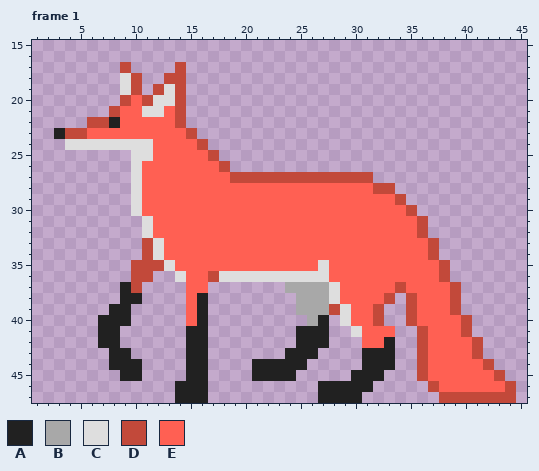
Two states of a pixel-art file, assets/images/fox.aseprite. Above: the version before the commit.
48x48 pixels, 4 frames. Shown: frame 1: x 1..45, y 15..47. The commit also changed other frames, which this record leaves out.
Palette (. is transparent): A #212121  B #a8a8a8  C #dedede  D #c2493a  E #ff6053
Pixels before, frame 1, first column x 3:
17 ......D....D..............................
18 ......CD..DD..............................
19 ......CD.DCD..............................
20 ......DEDCCD..............................
21 .....DEECCED..............................
22 ...DDAEEEEED..............................
23 ADDEEEEEEEEED.............................
24 .CCCCCCCCEEEED............................
25 .......CCEEEEED...........................
26 .......CEEEEEEED..........................
27 .......CEEEEEEEEDDDDDDDDDDDDD.............
28 .......CEEEEEEEEEEEEEEEEEEEEEDD...........
29 .......CEEEEEEEEEEEEEEEEEEEEEEED..........
30 .......CEEEEEEEEEEEEEEEEEEEEEEEED.........
31 ........CEEEEEEEEEEEEEEEEEEEEEEEED........
32 ........CEEEEEEEEEEEEEEEEEEEEEEEED........
33 ........DCEEEEEEEEEEEEEEEEEEEEEEEED.......
34 ........DCEEEEEEEEEEEEEEEEEEEEEEEED.......
35 .......DDDCEEEEEEEEEEEEECEEEEEEEEEED......
36 .......DD..CEEDCCCCCCCCCCEEEEEEEEEED......
37 ......AD....EE.......BBBBCEEEEEDEEEED.....
38 ......AA....EA........BBBCEEEED.DEEED.....
39 .....AA.....EA........BBBDCEED..DEEED.....
40 ....AAA.....EA.........BA.CEED..DEEEED....
41 ....AA......AA........AAA..CEEE..DEEED....
42 ....AA......AA........AAA...EEA..DEEEED...
43 .....AA.....AA.......AAA....AAA..DEEEED...
44 .....AAA....AA....AAAAA.....AAA..DEEEEED..
45 ......AA....AA....AAAA.....AAA...DEEEEEED.
46 ...........AAA..........AAAAA.....DEEEEEED
47 ...........AAA..........AAAA.......DDDDDDD
After:
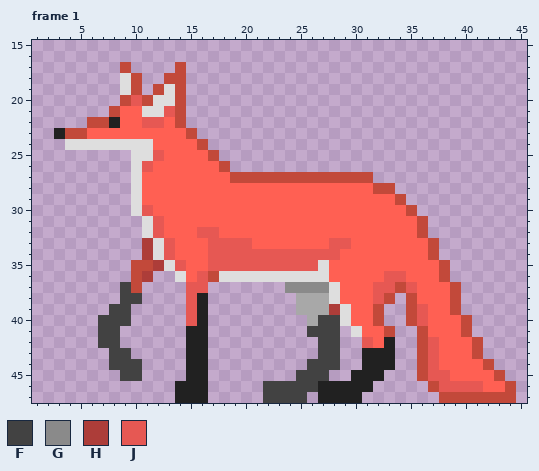
Colours new in this view: F #424242  G #8a8a8a  H #ad3d39  J #e65853
Changes in this commit:
Changed rows in their new state; - is an unchanged pixel.
Frame 1:
first column x 10:
20 J---
21 ---J
22 -JJ-
25 --J-
26 -J--
first column x 7:
30 ----J------------------------------
31 -----J-----------------------------
32 -----J---JJ------------------------
33 ----H-J---JJJJ-------JJ------------
34 ----H-J---JJJJJJJJJJJJ-------------
35 -----H-J--JJJJJJJJJJ---------------
36 ----H----J----------------JJ-------
37 --F-----JJ-------GGGG----JJ-J------
38 --FF----J----------------J---------
39 -FF-----J------------H-------J-----
40 FFF-----J-----------FF-------J-----
41 FF----------------.FFF----D--------
42 FF----------------..FF--J-----J----
43 -FF--------------...FF--------J----
44 -FFF----------.....FFF--------J----
45 --FF----------....FFF---------JJ---
46 ---------------FFFFF-----------JJJJ
47 ---------------FFFF----------------
Where, in picture pixels (left, top, right, bottom), the same in both pictures:
changed: (131, 95, 175, 172)
changed: (98, 205, 483, 403)
